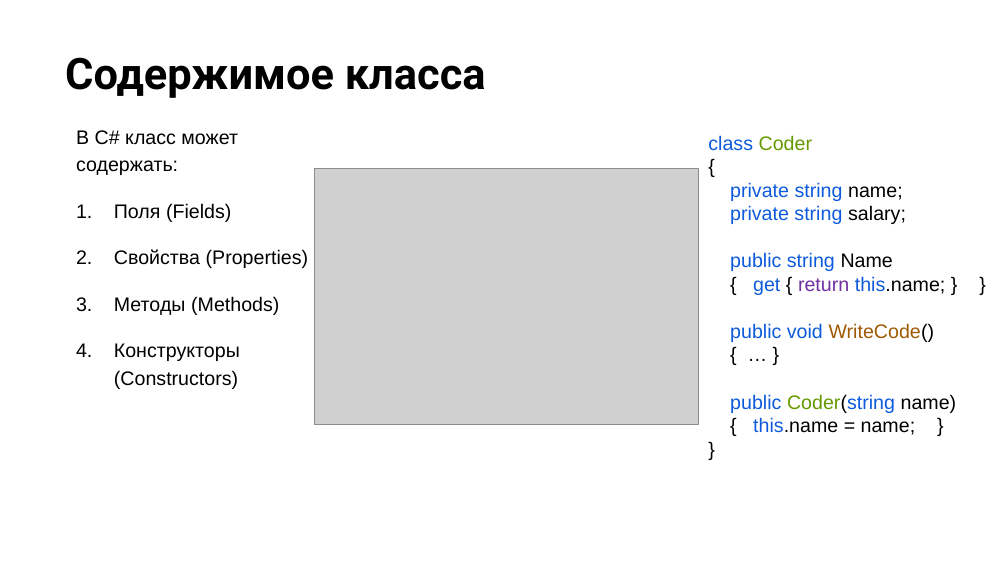
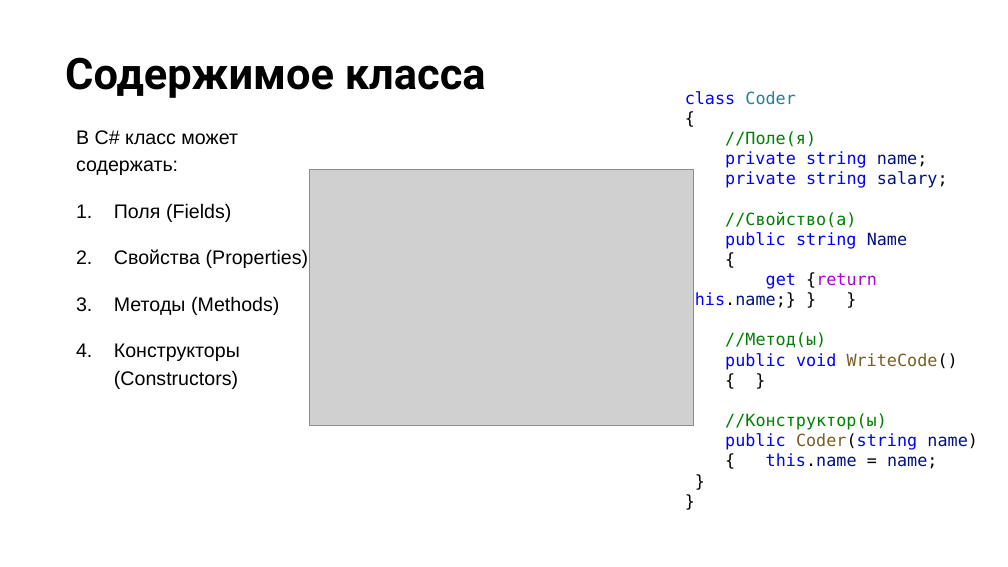
Before and after one commit to NilovPavel/OOP, a slide deck: slide 17 of ООПp.1.pptx. Drawn at 1008x567 pixels with LibreOffice and Linux fonts; fonts in the diff are those of the drawing; grey boxes stand for pictures; background and template pictures are left out. Boxes give left, top, right and bottom in pixels: in the first picture for what was removed or moved away, otherwise in the second. Text is boxed around its words. In the diff, an @@ line names an element or a change of style, - is before the commit and + after.

```diff
--- a/ООПp.1.pptx
+++ b/ООПp.1.pptx
@@ text "class Coder": place and size @@
-text "class Coder" at (708,135,957,435)
+text "class Coder" at (685,91,978,469)
@@ text at (685,91,978,469): size 14 to 12 pt, font Arial to DejaVu Sans Mono in "class Coder", "{", "private string name;", "private string salary;" and 5 more places; text colour #0D5BDC to #0000FF in "class", "private string", "private string", "public string" and 3 more places; text colour #669900 to #267F99 in "Coder"; text colour #000000 to #001080 in "name;", "salary;", "Name", "name)" and 1 more places; text colour #A05900 to #795E26 in "WriteCode()"; text colour #669900 to #795E26 in "Coder(string" @@
@@ text at (725,131,816,147): paragraph added @@
+//Поле(я)
@@ picture: place and size @@
-picture at (314,169,699,425)
+picture at (310,169,695,425)
@@ text at (725,211,856,228): paragraph added @@
+//Свойство(а)
@@ text at (685,272,877,348): text changed; size 14 to 12 pt; font Arial to DejaVu Sans Mono; text colour #000000 to #008000 @@
-{ get { return this.name; } }
+{
+get {return this.name;} } }
+//Метод(ы)
@@ text at (725,413,887,430): text changed; size 14 to 12 pt; font Arial to DejaVu Sans Mono; text colour #000000 to #008000 @@
-{ … }
+{ }
+//Конструктор(ы)
```
Also in this commit, not shown: 10 other slides changed, 1 slide added, 5 other files.
